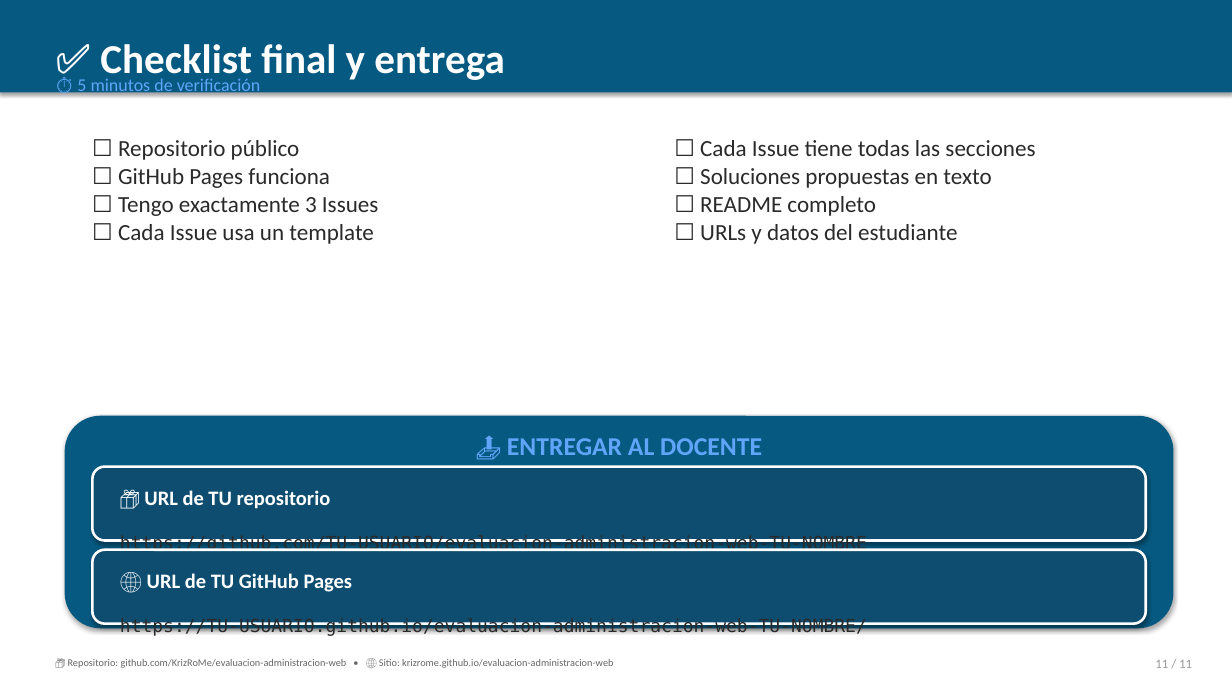
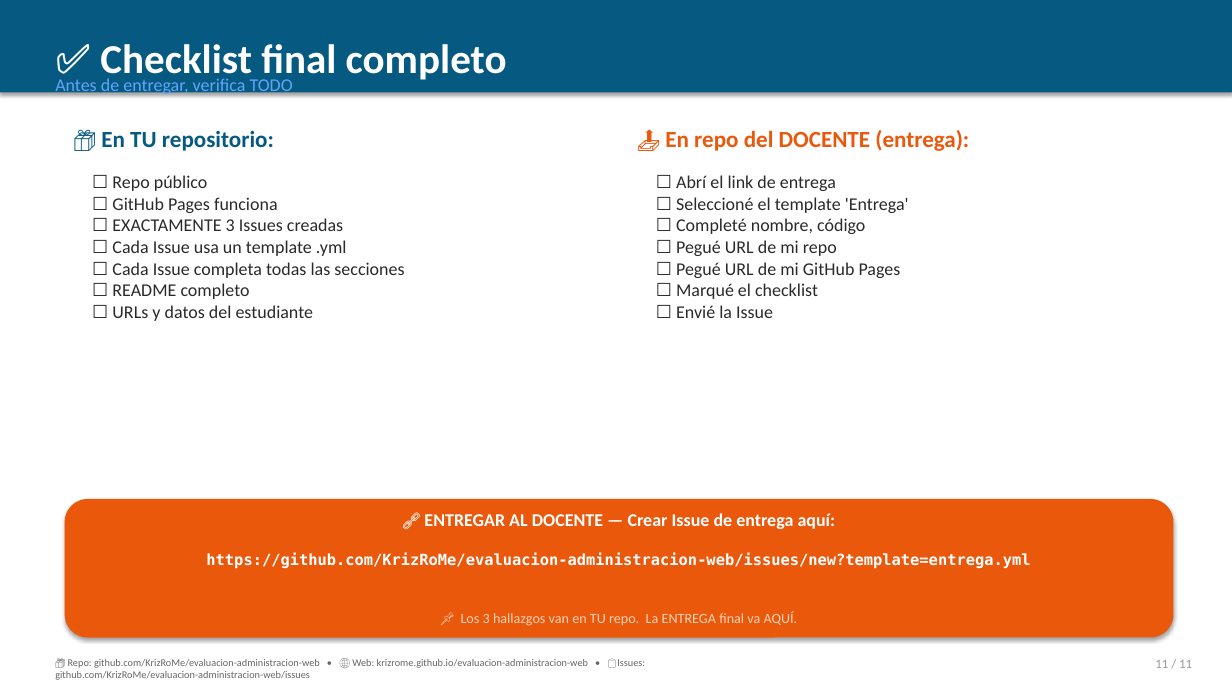
Before and after one commit to KrizRoMe/evaluacion-administracion-web, a slide deck: slide 11 of EVALUACION_PRACTICA_01.pptx. Drawn at 1232x693 pixels with LibreOffice and Linux fonts; fonts in the diff are those of the drawing. Boxes give left, top, right and bottom in pixels: in the first picture for what was removed or moved away, otherwise in the second. Text is boxed around its words. In the diff, an @@ line names an element or a change of style, - is before the commit and + after.

Commit message:
feat(issue-templates): nuevo template ENTREGA + config + PPT con URL de issues del docente
- Nuevo template: entrega.yml (nombre, código, URL repo, URL Pages, checklist)
- config.yml: muestra link de contacto directo para crear Issue de entrega
- PPT actualizado con:
  * Slide 3: URLs (sitio base, tu repo, link de entrega con issues/new?template=entrega.yml)
  * Slide 4: Flujo modificado (3 Issues en TU repo + Issue de ENTREGA AQUÍ)
  * Slide 8: Refuerza que los 3 Issues van en TU repo
  * Slide 10 (NUEVA dedicada): Issue de ENTREGA con link directo
  * Slide 11: Checklist final separado en 'tu repo' vs 'repo del docente'
  * Footer: incluye URL de issues del docente

```diff
--- a/EVALUACION_PRACTICA_01.pptx
+++ b/EVALUACION_PRACTICA_01.pptx
@@ text at box(100, 44, 507, 83): text changed @@
-✅ Checklist final y entrega
+✅ Checklist final completo
@@ text at box(55, 79, 293, 97): text changed @@
-⏱ 5 minutos de verificación
+Antes de entregar, verifica TODO
@@ text added at box(101, 131, 274, 151), 18 pt, text #065A82, bold @@
+📦 En TU repositorio:
@@ text added at box(665, 130, 969, 151), 18 pt, text #EA580C, bold @@
+📤 En repo del DOCENTE (entrega):
@@ text removed at box(700, 140, 1035, 244) @@
-☐ Cada Issue tiene todas las secciones
-☐ Soluciones propuestas en texto
-☐ README completo
-☐ URLs y datos del estudiante
@@ text "☐ Repo público": place and size @@
-text "☐ Repo público" at box(118, 140, 379, 244)
+text "☐ Repo público" at box(112, 175, 404, 321)
@@ text at box(112, 175, 208, 191): text changed; size 18 to 14 pt @@
-☐ Repositorio público
+☐ Repo público
@@ text added at box(676, 175, 909, 318), 14 pt, text #2A2A2A @@
+☐ Abrí el link de entrega
+☐ Seleccioné el template 'Entrega'
+☐ Completé nombre, código
+☐ Pegué URL de mi repo
+☐ Pegué URL de mi GitHub Pages
+☐ Marqué el checklist
+☐ Envié la Issue
@@ text at box(112, 197, 278, 213): size 18 to 14 pt in "☐ GitHub Pages funciona" @@
@@ text at box(112, 218, 404, 321): text changed; size 18 to 14 pt @@
-☐ Tengo exactamente 3 Issues
-☐ Cada Issue usa un template
+☐ EXACTAMENTE 3 Issues creadas
+☐ Cada Issue usa un template .yml
+☐ Cada Issue completa todas las secciones
+☐ README completo
+☐ URLs y datos del estudiante
@@ rounded rectangle removed at box(65, 416, 1174, 628) @@
@@ rounded rectangle removed at box(92, 467, 1146, 541) @@
@@ rounded rectangle: place and size @@
-rounded rectangle at box(92, 550, 1146, 624)
+rounded rectangle at box(65, 499, 1174, 638)
@@ rounded rectangle at box(65, 499, 1174, 638): fill #0E4D70 to #EA580C; outline #FFFFFF 2 pt to none @@
@@ text removed at box(144, 490, 331, 509) @@
-📦 URL de TU repositorio
@@ text at box(424, 513, 836, 529): text changed; size 20 to 14 pt; text colour #60A5FA to #FFFFFF @@
-📤 ENTREGAR AL DOCENTE
+🔗 ENTREGAR AL DOCENTE — Crear Issue de entrega aquí:
@@ text at box(206, 552, 1030, 569): text changed; size 14 to 12 pt; text colour #2A2A2A to #FFFFFF; bold on @@
-https://github.com/TU-USUARIO/evaluacion-administracion-web-TU-NOMBRE
+https://github.com/KrizRoMe/evaluacion-administracion-web/issues/new?template=entrega.yml
@@ text removed at box(147, 573, 353, 592) @@
-🌐 URL de TU GitHub Pages
@@ text removed at box(120, 618, 867, 637) @@
-https://TU-USUARIO.github.io/evaluacion-administracion-web-TU-NOMBRE/
@@ text added at box(461, 611, 798, 626), 11 pt, text #FED3B6 @@
+📌 Los 3 hallazgos van en TU repo. La ENTREGA final va AQUÍ.
@@ text at box(55, 659, 645, 680): text changed @@
-📦 Repositorio: github.com/KrizRoMe/evaluacion-administracion-web • 🌐 Sitio: krizrome.github.io/evaluacion-administracion-web
+📦 Repo: github.com/KrizRoMe/evaluacion-administracion-web • 🌐 Web: krizrome.github.io/evaluacion-administracion-web • 📋 Issues: github.com/KrizRoMe/evaluacion-administracion-web/issues
```
Also in this commit, not shown: 9 other slides changed, 1 slide added, 1 slide removed, 3 other files.
